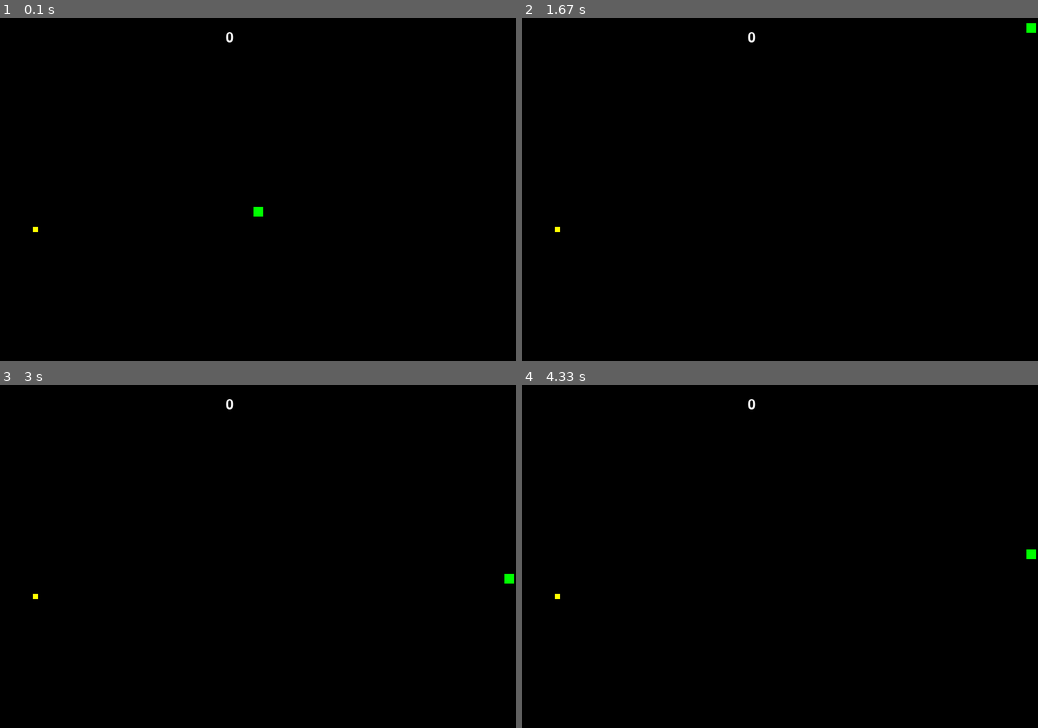
Above: before the commit, frames 1-4 (two rows, left to right).
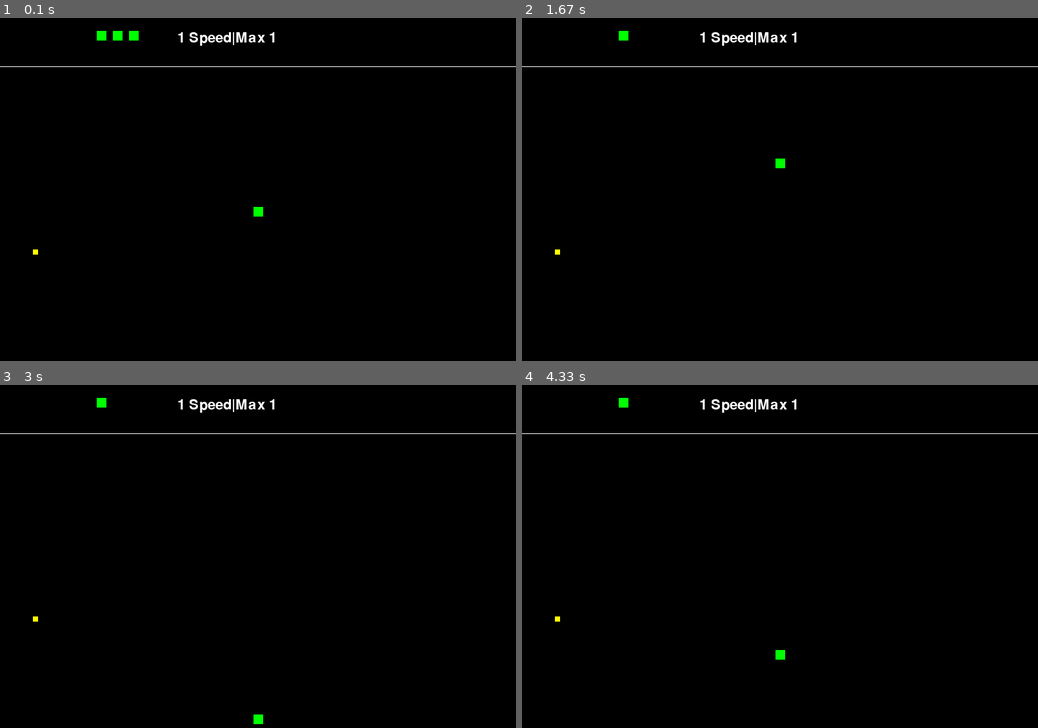
Above: after the commit, the same moments.

Repository: thovisjo/pygame-experiment
Game: pygame game, started from pygame_apples.py
Two runs of this game, one before a commit and one after it. Both use one fixed random seed, a clock stepped at 60 frames per second and the inputs below.
Inputs:
- Up to frame 1 (0.1 s): no input
- Up to frame 2 (1.67 s): hold D 0.33-0.8 s; hold W 0.83-1.13 s
- Up to frame 3 (3 s): hold S 2.23-2.53 s
- Up to frame 4 (4.33 s): hold W 3-3.37 s; hold S from 4.07 s (still down)

The runs differ from the first frame. In frame 1, 0.7% of the frame differs, in the area x 0-100%, y 3-69%; in frame 2, 0.7%; in frame 3, 0.7%; in frame 4, 0.7%.

Commit message:
improvements

Diff:
--- a/pygame_apples.py
+++ b/pygame_apples.py
@@ -3,7 +3,7 @@
 assert sys.version_info >= (3,4), "This script requires at least Python 3.4"
 
 screensize = (800,600)
-FPS = 60
+FPS = 120
 black = (0,0,0)
 white = (255,255,255)
 orange = (255,150,0)
@@ -18,16 +18,21 @@
 colorP = (orange, green, purple, blue, indigo)
 colorE = (red, pink, dark_green)
 
+
 class Player():
-    def __init__(self, initials, color, playerX = 393 , playerY = 293):
+    def __init__(self, initials, color, playerX = 393 , playerY = 293, speed = 1):
         self.initials = initials
         self.color = color
         self.playerX = playerX
         self.playerY = playerY
+        self.speed = speed
 
     def change_position(self, xPlus = 0, yPlus = 0):
         self.playerX += xPlus
         self.playerY += yPlus
+
+    def speed_change(self, speedPlus):
+        self.speed += speedPlus
 
 class Banana():
     def __init__(self, bananaX, bananaY, size = (8,8)):
@@ -36,7 +41,7 @@
         self.size = size
     def new_loc(self):
         self.bananaX = random.randint(0,789)
-        self.bananaY = random.randint(0,589)
+        self.bananaY = random.randint(78,589)
 
 def main():
     pygame.init()
@@ -45,18 +50,18 @@
     player = Player("FOX", random.choice(colorP))
     font = pygame.font.SysFont("magneto", 32)
     points = 0
-
-    fruit = Banana(random.randint(0,789), random.randint(0,589))
+    maxSpeed = 0
+    fruit = Banana(random.randint(0,789), random.randint(78,589))
 
     pygame.key.set_repeat(1,1)
 
-    (x,y) = (350, 20)
-
+    (x,y) = (275, 20)
+    lives = 3
 
     while True:
         clock.tick(FPS)
         screen.fill(black)
-
+        pygame.draw.lines(screen, white, False,[(0,75),(800,75)])
 
         for event in pygame.event.get():
             if event.type == pygame.QUIT:
@@ -66,17 +71,17 @@
 
             keys = pygame.key.get_pressed()
 
-            if keys[pygame.K_w] and player.playerY > 3:
-                player.change_position(yPlus = -1)
+            if keys[pygame.K_w] and player.playerY > 78:
+                player.change_position(yPlus = -(player.speed))
 
             if keys[pygame.K_s] and player.playerY < 582:
-                player.change_position(yPlus = 1)
+                player.change_position(yPlus = (player.speed))
 
             if keys[pygame.K_a] and player.playerX > 3:
-                player.change_position(xPlus = -1)
+                player.change_position(xPlus = -(player.speed))
 
             if keys[pygame.K_d] and player.playerX < 782:
-                player.change_position(xPlus = 1)
+                player.change_position(xPlus = (player.speed))
         playerXRange = set(range(player.playerX, player.playerX + 15))
         playerYRange = set(range(player.playerY, player.playerY + 15))
 
@@ -85,18 +90,39 @@
 
         if playerXRange.intersection(fruitXRange) and playerYRange.intersection(fruitYRange):
             points += 10
-            print(points)
+            player.speed_change(1)
             fruit.new_loc()
-        dirty_rects = [pygame.Rect(350,20,50,50),pygame.Rect(player.playerX - 10, player.playerY - 10, 35, 35),pygame.Rect(fruit.bananaX - 10, fruit.bananaY - 10, 30, 30)]
+
+        if player.playerX >= 782 or player.playerX <= 3 or player.playerY <= 78 or player.playerY >= 582:
+            lives -= 1
+            player.speed = 1
+            player.playerX = 393
+            player.playerY = 293
+
+        if player.speed > maxSpeed:
+            maxSpeed = player.speed
+        dirty_rects = [pygame.Rect(350,20,100,100),pygame.Rect(0,65,800,20),pygame.Rect(player.playerX - 10, player.playerY - 10, 35, 35),pygame.Rect(fruit.bananaX - 10, fruit.bananaY - 10, 30, 30)]
         pygame.draw.rect(screen, player.color, (player.playerX, player.playerY, 15 ,15))
         pygame.draw.rect(screen, yellow, (fruit.bananaX, fruit.bananaY, 8, 8))
 
-        text = str(points)
+        if lives == 0:
+            pygame.quit()
+
+        if lives > 0:
+            pygame.draw.rect(screen, player.color, (150, 20, 15, 15))
+
+        if lives > 1:
+            pygame.draw.rect(screen, player.color, (175, 20, 15, 15))
+
+        if lives > 2:
+            pygame.draw.rect(screen, player.color, (200, 20, 15, 15))
+
+        text = (str(player.speed) + " Speed|Max " + str(maxSpeed))
         f = font.render(text, True, white)
         (fwidth, fheight) = font.size(text)
         screen.blit(f,(x,y))
 
-        pygame.display.update(dirty_rects)
+        pygame.display.update()
 
 
 if __name__ == '__main__':
